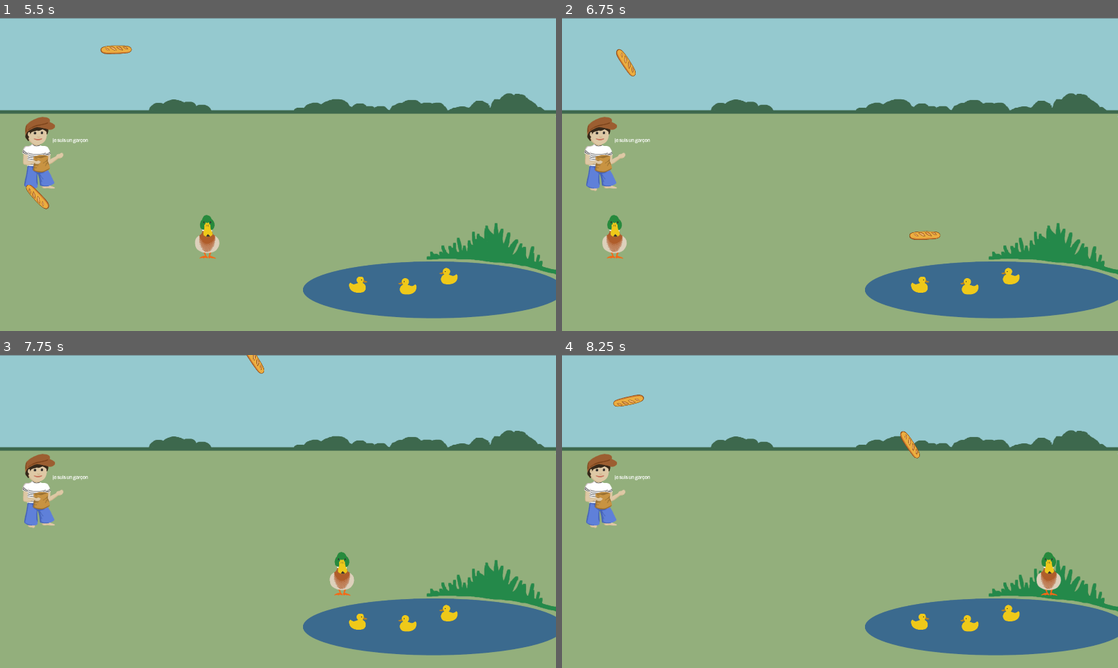
Above: before the commit, frames 1-4 (two rows, left to right).
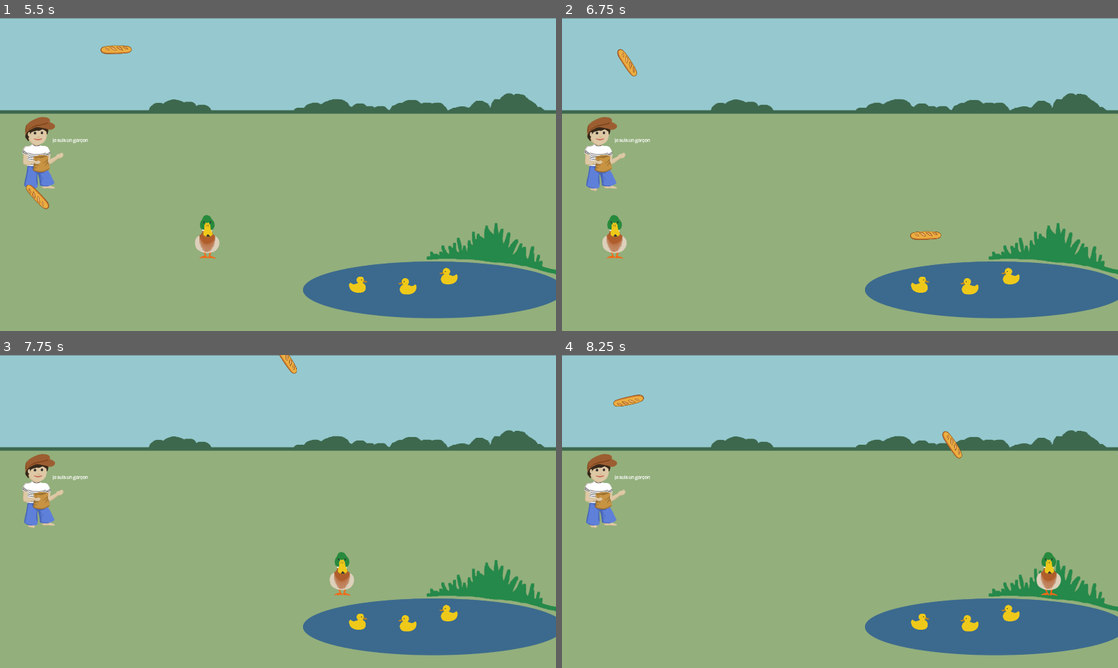
Above: after the commit, the same moments.

Repository: baguette-ballett/baguette-ballett
Game: Godot game, scene res://scenes/intro/intro.tscn
Two runs of this game, one before a commit and one after it. Both use one fixed random seed, a clock stepped at 60 frames per second and the inputs below.
Inputs:
- Up to frame 1 (5.5 s): click "Start" at 0.5 s; tap Enter (ui_accept) at 1.25, 1.52, 2.27, 3.77, 4.52, 5.27 s; hold Right (ui_right) 1.28-2.03 s; hold Left (ui_left) 2.03-2.78 s; hold Right (ui_right) 2.78-4.28 s; hold Left (ui_left) from 4.28 s (still down)
- Up to frame 2 (6.75 s): release Left (ui_left) at 6.53 s; hold Right (ui_right) from 6.53 s (still down)
- Up to frame 3 (7.75 s): keep holding Right (ui_right); tap Enter (ui_accept) at 6.77, 7.52 s
- Up to frame 4 (8.25 s): keep holding Right (ui_right)

Frame 1 is identical in both runs. In frame 2, 0.2% of the frame differs, in the area x 9-69%, y 9-71%; in frame 3, 0.2%; in frame 4, 0.3%, in the area x 60-72%, y 24-34%.

Commit message:
only apply force up to a certain height above the duck

Diff:
--- a/scenes/baguette/baguette.gd
+++ b/scenes/baguette/baguette.gd
@@ -8,7 +8,9 @@
 	self.rotation_degrees = randf_range(-180.0, 180.0)
 
 func _physics_process(delta):
-	if abs(self.global_position.x - Globals.player.global_position.x) < 50:
+	var diffX = abs(self.global_position.x - Globals.player.global_position.x)
+	var diffY = Globals.player.global_position.y - self.global_position.y
+	if diffX < 100 and diffY < 200 and diffY > -10:
 		var direction = (Globals.player.global_position - self.global_position).normalized()
 		direction.y = 0
 		self.apply_impulse(direction*1000)
